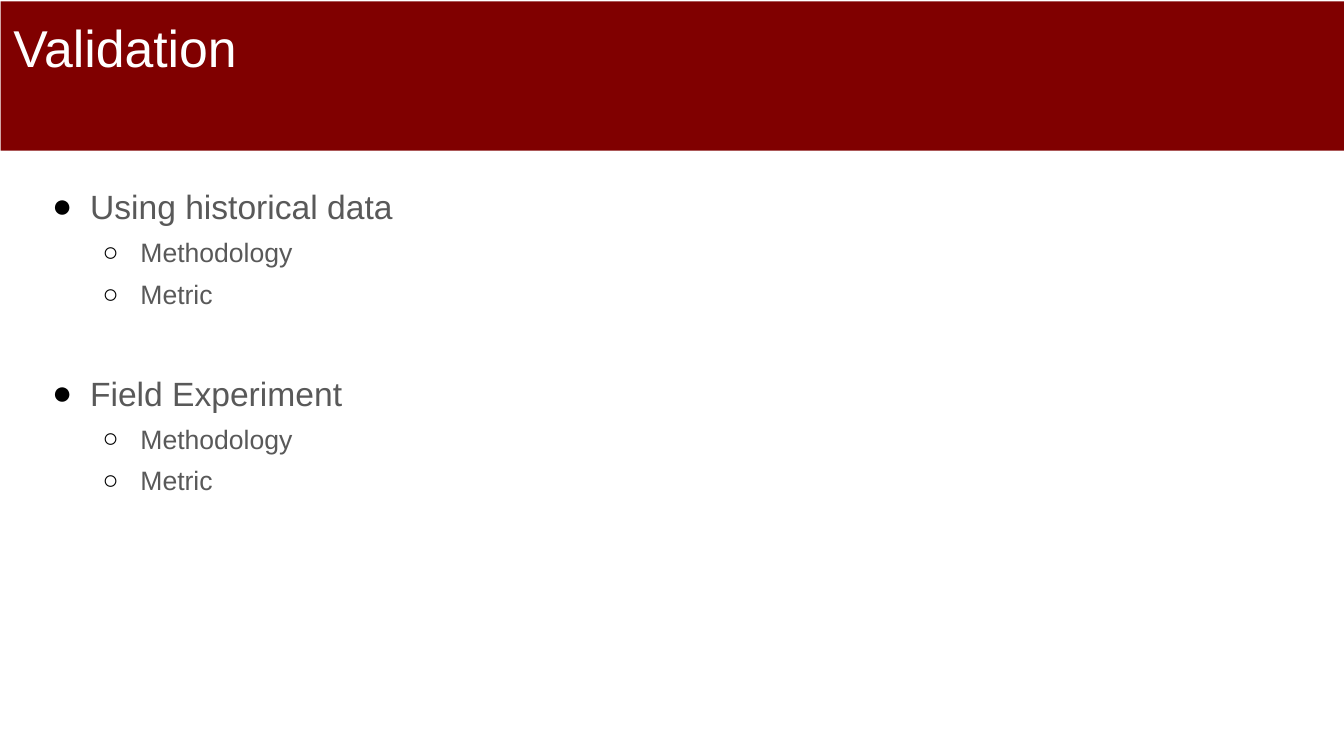
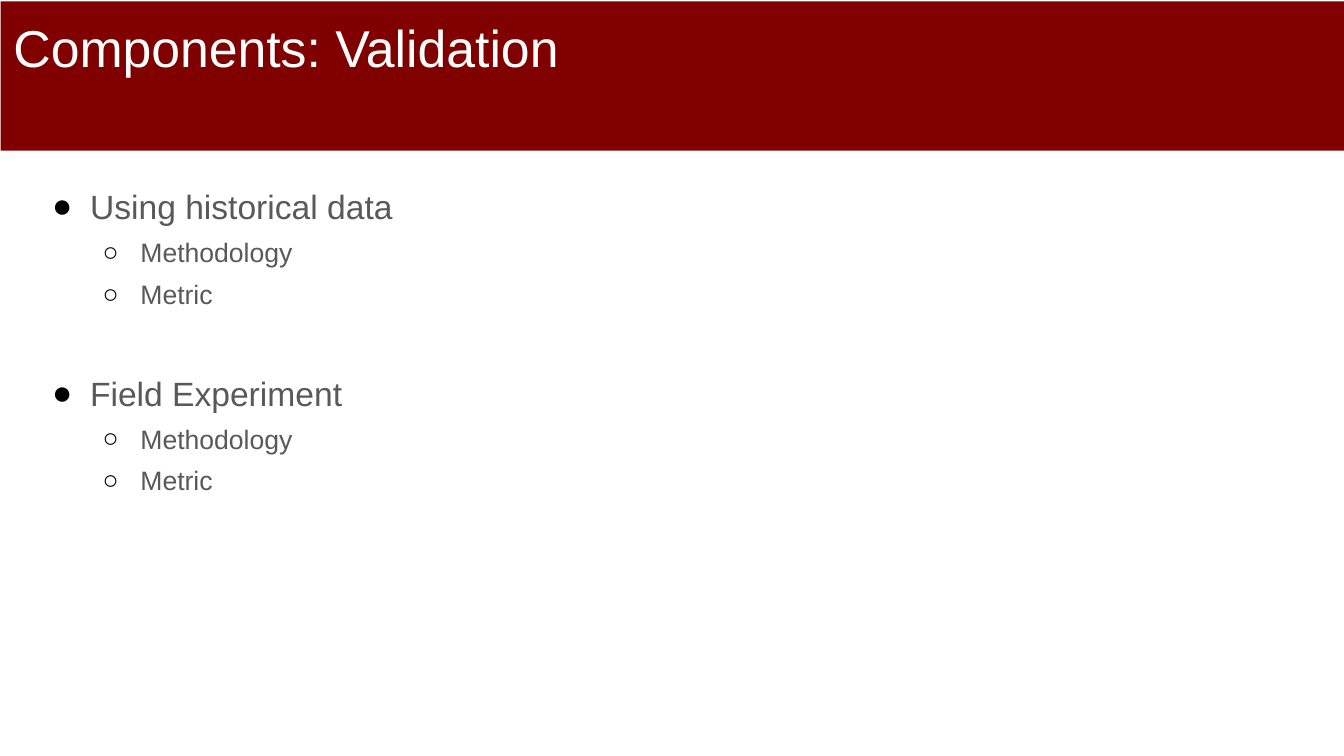
Before and after one commit to dssg/mlforpublicpolicylab, a slide deck: slide 14 of 04 - Machine Learning Pipelines/Machine-Learning-Pipelines.pptx. Drawn at 1344x756 pixels with LibreOffice and Linux fonts; fonts in the diff are those of the drawing. Boxes give left, top, right and bottom in pixels: in the first picture for what was removed or moved away, otherwise in the second. Text is boxed around its words. In the diff, an @@ line names an element or a change of style, - is before the commit and + after.

```diff
--- a/04 - Machine Learning Pipelines/Machine-Learning-Pipelines.pptx
+++ b/04 - Machine Learning Pipelines/Machine-Learning-Pipelines.pptx
@@ title at (13,29,558,78): text changed @@
-Validation
+Components: Validation
```
Also in this commit, not shown: 9 other slides changed.
